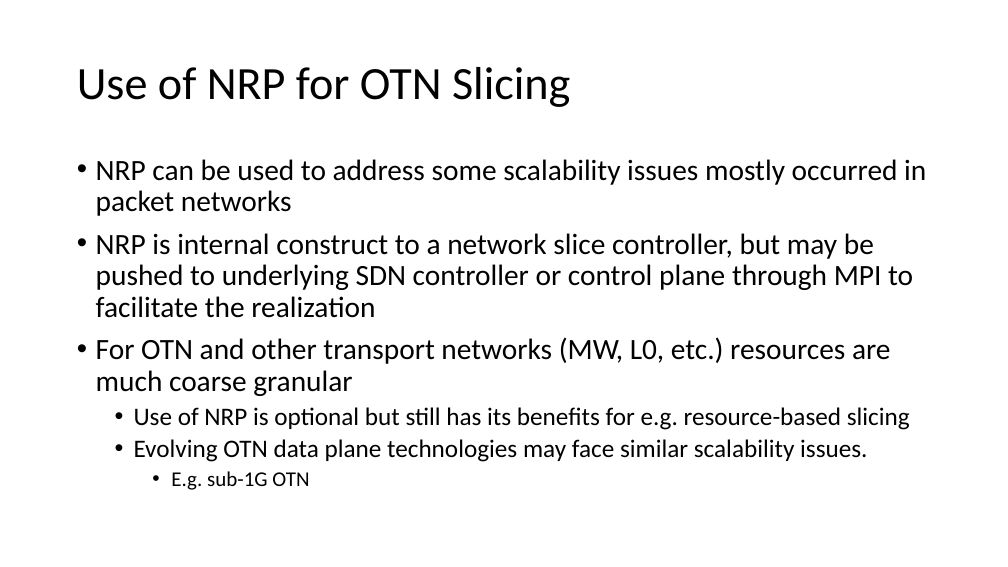
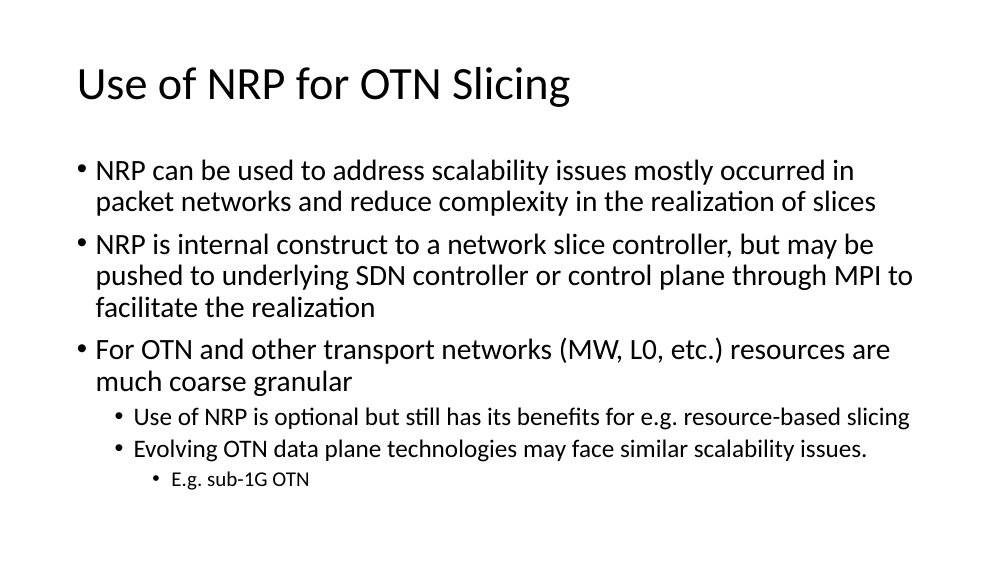
Before and after one commit to aguoietf/ietf-ccamp-yang-otn-slicing, a slide deck: slide 3 of Meeting Materials/draft-ietf-ccamp-yang-otn-slicing-02.pptx. Drawn at 1008x567 pixels with LibreOffice and Linux fonts; fonts in the diff are those of the drawing. Boxes give left, top, right and bottom in pixels: in the first picture for what was removed or moved away, otherwise in the second. Text is boxed around its words. In the diff, an @@ line names an element or a change of style, - is before the commit and + after.

```diff
--- a/Meeting Materials/draft-ietf-ccamp-yang-otn-slicing-02.pptx
+++ b/Meeting Materials/draft-ietf-ccamp-yang-otn-slicing-02.pptx
@@ text at [96,159,876,216]: text changed @@
-• NRP can be used to address some scalability issues mostly occurred in packet networks
+• NRP can be used to address scalability issues mostly occurred in packet networks and reduce complexity in the realization of slices
```
Also in this commit, not shown: 4 other slides changed.
